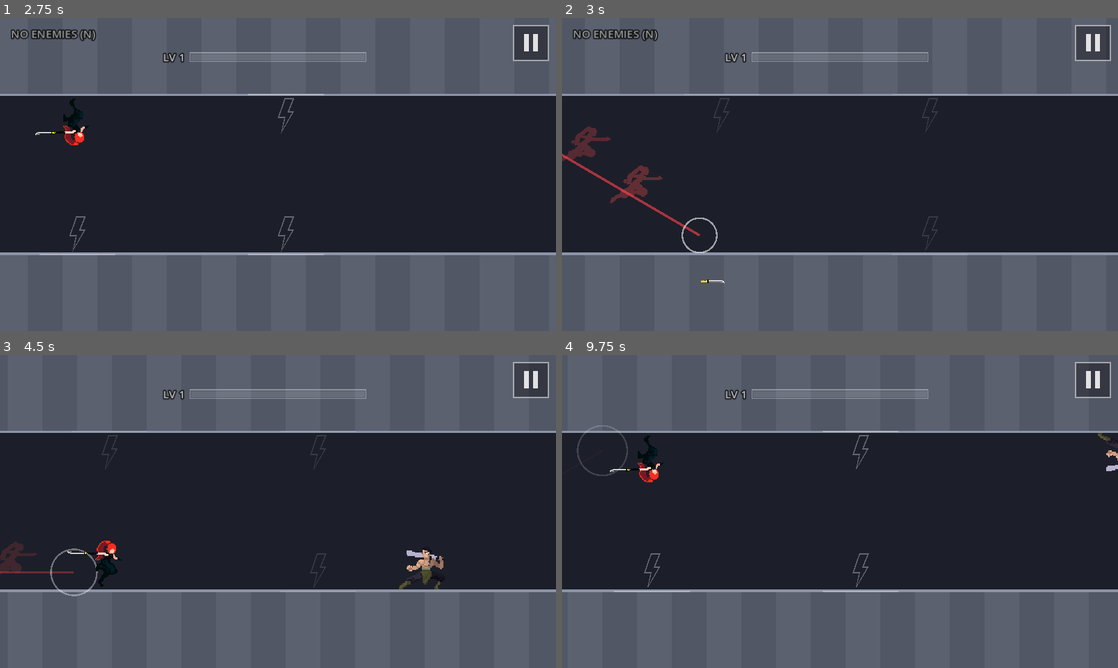
Above: before the commit, frames 1-4 (two rows, left to right).
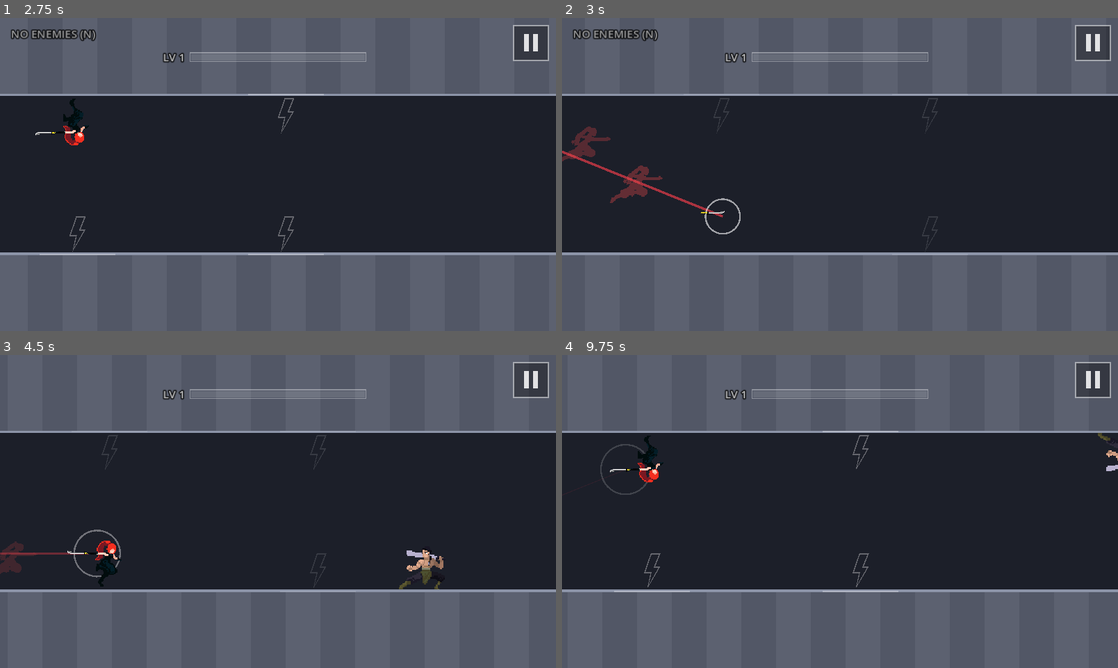
Above: after the commit, the same moments.

Repository: fredsbreads/game-off
Game: Godot game, scene res://scenes/main.tscn
Same seed, same stepped clock (60 frames per second), same inputs: the game is played once before the commit and once after it.
Inputs (mouse positions are in pixels of both pictures, inside the frame that each line leads up to):
- Up to frame 1 (2.75 s): tap Enter at 0.5 s; move the mouse to (250, 237) at 0.52 s; hold J (tp_vertical) 0.53-1.28 s; hold K (tp_forward) 0.53-2.03 s; click (250, 237) at 0.67 s; move the mouse to (444, 221) at 1.27 s; tap Shift at 1.35 s; move the mouse to (111, 127) at 2.02 s; tap N at 2.1 s
- Up to frame 2 (3 s): move the mouse to (867, 174) at 2.77 s; tap J (tp_vertical) at 2.85 s; click (867, 174) at 2.92 s
- Up to frame 3 (4.5 s): move the mouse to (194, 433) at 3.52 s; hold Shift 3.53-4.28 s; move the mouse to (400, 495) at 4.27 s; hold K (tp_forward) from 4.28 s (still down); tap N at 4.35 s
- Up to frame 4 (9.75 s): move the mouse to (728, 527) at 5.02 s; hold J (tp_vertical) 5.03-5.78 s; click (728, 527) at 5.17 s; move the mouse to (895, 442) at 5.77 s; tap Shift at 5.85 s; move the mouse to (812, 574) at 6.52 s; tap N at 6.6, 8.85 s; move the mouse to (1006, 558) at 7.27 s; tap J (tp_vertical) at 7.35 s; click (1006, 558) at 7.42 s; move the mouse to (673, 464) at 8.02 s; release K (tp_forward) at 8.03 s; hold Shift 8.03-8.78 s; move the mouse to (867, 511) at 8.77 s; move the mouse to (756, 433) at 9.52 s; hold K (tp_forward) from 9.53 s (still down); hold J (tp_vertical) from 9.53 s (still down); click (756, 433) at 9.67 s

Frame 1 is identical in both runs. In frame 2, 0.7% of the frame differs, in the area x 0-33%, y 42-85%; in frame 3, 0.4%; in frame 4, 0.2%.

Commit message:
Teleport line and thrown sword at katana height
Forward and diagonal lines run from the sword in her throw to the same
point where she lands; the sword flips halfway on diagonals.

Diff:
--- a/scripts/main.gd
+++ b/scripts/main.gd
@@ -519,6 +519,10 @@
 	level.ensure_generated(player.x)
 	distance = to_x - START_X
 	var to := Vector2(to_x * Rules.TILE, Rules.body_center_y(to_row))
+	if move != Rules.Move.VERTICAL:
+		# Forward and diagonal: the line runs at sword height, along the throw.
+		from = player.sword_point(move, from_feet, from_row)
+		to = player.sword_point(move, Vector2(to_x * Rules.TILE, Rules.surface_y(to_row)), to_row)
 	fx.teleport_trail(from, to)
 	player.teleport_afterimages(move, from_feet, from_row)
 
--- a/scripts/player.gd
+++ b/scripts/player.gd
@@ -52,6 +52,10 @@
 const THROW_VERTICAL_SWORD := preload("res://assets/sprites/kunoichi_throw_vertical_sword.png")
 const THROW_VERTICAL_FEET := Vector2(59, 102)
 const SWORD_FLIGHT := 0.07   # seconds the thrown sword takes; she appears when it lands
+# The middle of the sword in each throw image (art pixels): it flies, and the
+# teleport line runs, between these points at the start and where she lands.
+const THROW_SWORD_CENTRE := Vector2(75.5, 41.5)
+const THROW_VERTICAL_SWORD_CENTRE := Vector2(54.5, 16.5)
 const GHOST_SHADER := preload("res://shaders/ghost.gdshader")
 const GHOST_OUTLINE := Color(1.0, 0.25, 0.3, 0.9)     # the lingering pose where she left
 const GHOST_OUTLINE_FILL := Color(1.0, 0.2, 0.25, 0.2)
@@ -205,12 +209,18 @@
 	var st := stance.create_tween()
 	st.tween_interval(SWORD_FLIGHT)
 	st.tween_callback(stance.queue_free)
-	# 2. ...the sword flies to where she lands...
-	var flying := _sprite_at(sword, feet, from_feet, from_row)
+	# 2. ...the sword flies to where she lands (flipping halfway if she
+	# changes rows)...
+	var centre: Vector2 = THROW_VERTICAL_SWORD_CENTRE if vertical else THROW_SWORD_CENTRE
+	var flying := _sprite_at(sword, centre, sword_point(move, from_feet, from_row), from_row)
 	flying.z_index = 2
 	var ft := flying.create_tween()
-	ft.tween_property(flying, "global_position", to_feet, SWORD_FLIGHT)
+	ft.tween_property(flying, "global_position", sword_point(move, to_feet, row), SWORD_FLIGHT)
 	ft.tween_callback(flying.queue_free)
+	if row != from_row:
+		var flip := flying.create_tween()
+		flip.tween_interval(SWORD_FLIGHT * 0.5)
+		flip.tween_callback(func() -> void: flying.scale.y = -flying.scale.y)
 	# 3. ...and she appears there when it lands. The stance stays behind as a
 	# fading red outline.
 	_hidden_left = SWORD_FLIGHT
@@ -222,6 +232,18 @@
 		# Nearer her = a bit stronger.
 		_ghost(tex, feet, from_feet.lerp(to_feet, k), on_row, GHOST_TRAIL_FILL, Color(0, 0, 0, 0),
 			GHOST_TRAIL_LIFE, 0.4 + 0.6 * k)
+
+
+## Where the sword is in her throw pose for `move`, standing at feet_pos in
+## on_row (world pixels). Flipped like her on the ceiling.
+func sword_point(move: int, feet_pos: Vector2, on_row: int) -> Vector2:
+	var vertical := move == Rules.Move.VERTICAL
+	var centre: Vector2 = THROW_VERTICAL_SWORD_CENTRE if vertical else THROW_SWORD_CENTRE
+	var feet: Vector2 = THROW_VERTICAL_FEET if vertical else THROW_FEET
+	var d := (centre - feet) * SPRITE_SCALE
+	if on_row == Rules.Row.CEILING:
+		d.y = -d.y
+	return feet_pos + d
 
 
 ## A plain sprite of one of her poses, left in the world at pos (her feet).
